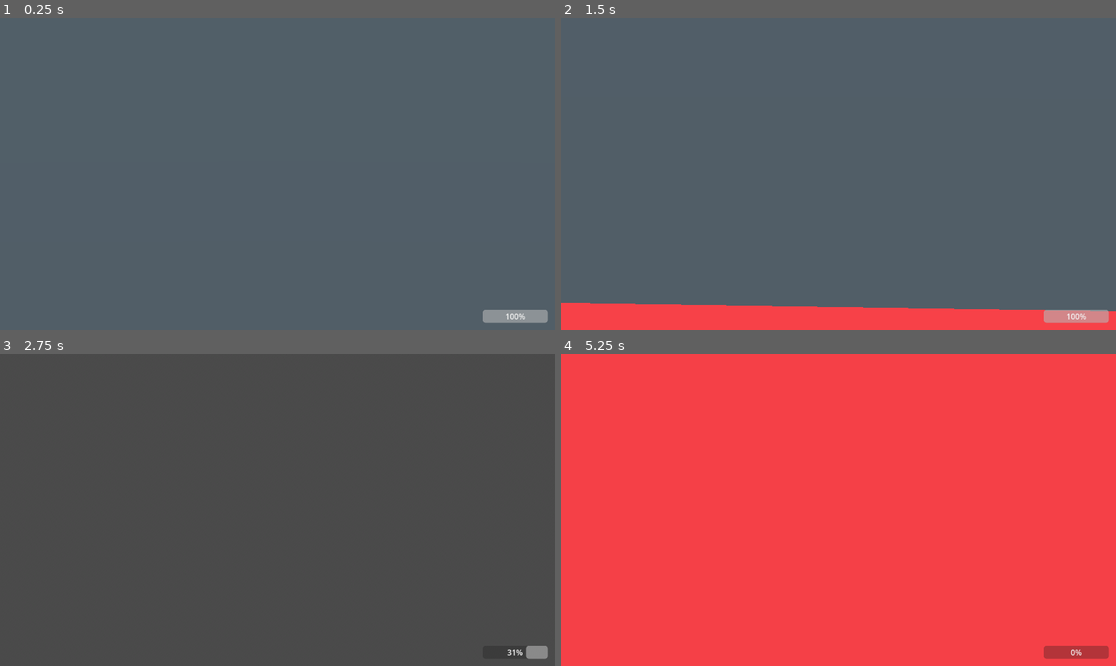
Above: before the commit, frames 1-4 (two rows, left to right).
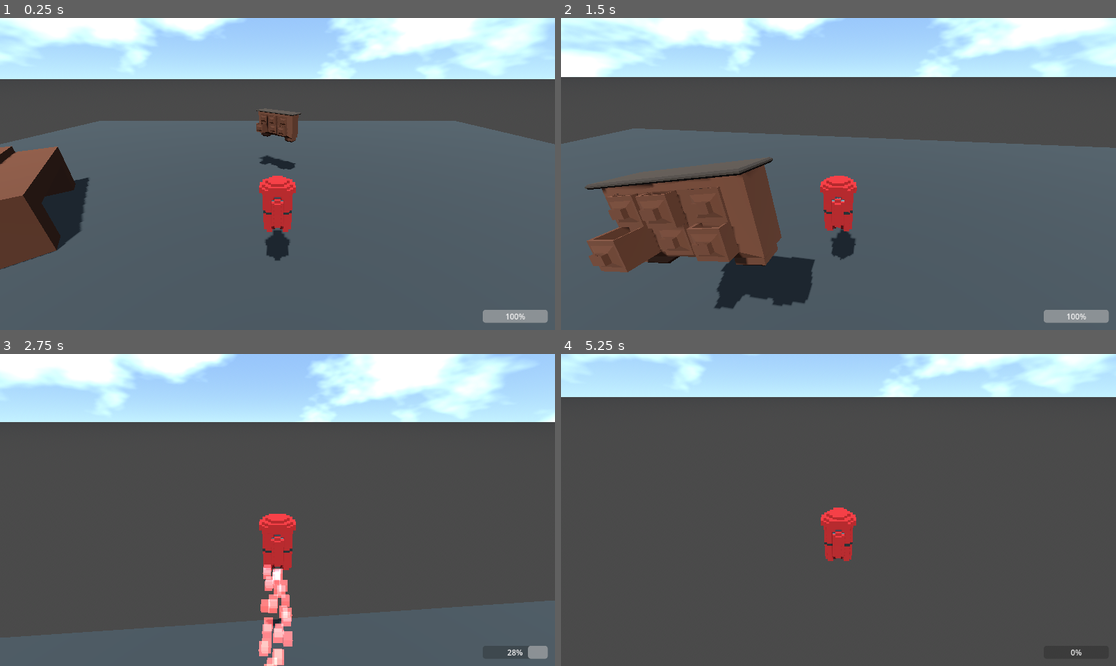
Above: after the commit, the same moments.

Repository: Notre-Github/damogus-the-great-return
Game: Godot game, scene res://Scenes/main.tscn
Two runs of this game, one before a commit and one after it. Both use one fixed random seed, a clock stepped at 60 frames per second and the inputs below.
Inputs (mouse positions are in pixels of both pictures, inside the frame that each line leads up to):
- Up to frame 1 (0.25 s): no input
- Up to frame 2 (1.5 s): move the mouse to (866, 174) at 0.52 s; hold Space (jump) 0.53-1.28 s; hold W (move_forward) from 0.53 s (still down); move the mouse to (810, 174) at 1.27 s; tap Space (jump) at 1.35 s
- Up to frame 3 (2.75 s): keep holding W (move_forward); tap Space (jump) at 1.52, 1.82 s; move the mouse to (288, 503) at 2.02 s; hold Space (jump) from 2.03 s (still down)
- Up to frame 4 (5.25 s): move the mouse to (832, 516) at 2.77 s; release Space (jump) at 2.78 s; tap Space (jump) at 2.85, 3.02, 3.32, 5.1 s; move the mouse to (877, 513) at 3.52 s; hold Space (jump) 3.53-4.25 s; tap Escape (ui_cancel) at 4.15 s; release W (move_forward) at 4.25 s; click "Resume" at 4.25 s; tap Enter at 5 s; move the mouse to (794, 506) at 5.02 s; hold W (move_forward) from 5.03 s (still down)

The runs differ from the first frame. In frame 1, 41% of the frame differs, in the area x 0-100%, y 0-81%; in frame 2, 58%; in frame 3, 36%; in frame 4, 100%, in the area x 0-100%, y 0-100%.

Commit message:
les commentaires pour le koh :D

Diff:
--- a/Scenes/Player.tscn
+++ b/Scenes/Player.tscn
@@ -84,7 +84,6 @@
 
 [node name="Camera3D" type="Camera3D" parent="Node3D/SpringArm"]
 transform = Transform3D(1, 0, 0, 0, 0.906308, 0.422618, 0, -0.422618, 0.906308, 0, 0, 0)
-fov = 1.0
 
 [node name="PauseMenu" parent="." instance=ExtResource("4_edruu")]
 
@@ -107,9 +106,9 @@
 
 [node name="ProgressBar" type="ProgressBar" parent="UI/MarginContainer"]
 layout_mode = 2
-max_value = 7.27
+max_value = 7.0
 step = 0.1
-value = 7.27
+value = 7.0
 fill_mode = 1
 
 [connection signal="fov" from="PauseMenu" to="Node3D/SpringArm" method="_on_pause_menu_fov"]
--- a/Scenes/pause_menu.tscn
+++ b/Scenes/pause_menu.tscn
@@ -413,8 +413,8 @@
 [node name="HSlider" type="HSlider" parent="OptionCenterContainer/OptionMenu/MarginContainer/VBoxContainer/HBoxContainer2/VBoxContainer"]
 layout_mode = 2
 size_flags_vertical = 2
-min_value = 1.0
-max_value = 179.0
+min_value = 30.0
+max_value = 125.0
 value = 75.0
 
 [node name="BackButton" type="Button" parent="OptionCenterContainer/OptionMenu/MarginContainer/VBoxContainer"]
--- a/Scripts/Player.gd
+++ b/Scripts/Player.gd
@@ -4,7 +4,7 @@
 const JUMP_VELOCITY = 20
 const JETPACK_VELOCITY = 1.1
 
-var jetpack_fuel = 7.27
+var jetpack_fuel = 7
 var jetpack_enable = false
 
 @onready var _spring_arm: SpringArm3D = $Node3D/SpringArm
@@ -15,37 +15,35 @@
 
 var gravity = ProjectSettings.get_setting("physics/3d/default_gravity")
 
-func _unhandled_input(event: InputEvent):
+func _unhandled_input(event: InputEvent): # lancer le menu de pause
 	if event.is_action_pressed('ui_cancel'):
 		$PauseMenu.pause()
 
 func _physics_process(delta):
 	_fireParticles.emitting = false
 	if not is_on_floor():
-		velocity.y -= gravity * delta
+		velocity.y -= gravity * delta # gravité appliquée
 
-	if is_on_floor():
-		jetpack_fuel = 7.27
+	if is_on_floor(): # reset du jetpack
+		jetpack_fuel = 7
 		jetpack_enable = false
 
-	if Input.is_action_just_pressed("jump") and is_on_floor():
+	if Input.is_action_just_pressed("jump") and is_on_floor(): # gestion du saut
 		velocity.y = JUMP_VELOCITY
-	elif Input.is_action_just_pressed("jump") and !is_on_floor():
-		jetpack_enable = true
+	elif Input.is_action_just_pressed("jump") and !is_on_floor(): # si on appuie une deuxième fois sur espace
+		jetpack_enable = true										# déclencher le jetpack
 
-	if Input.is_action_pressed("jump") and jetpack_enable and jetpack_fuel > 0:
-		velocity.y += JETPACK_VELOCITY
+	if Input.is_action_pressed("jump") and jetpack_enable and jetpack_fuel > 0: # jetpack activé
+		velocity.y += JETPACK_VELOCITY # ajout de la force du jetpack vers le haut
 		jetpack_fuel -= 0.1
-		_fireParticles.emitting = true
+		_fireParticles.emitting = true # particules activés
 
-	_uiFuelBar.value = jetpack_fuel
+	_uiFuelBar.value = jetpack_fuel # pour l'UI
 
-	var input_dir = Input.get_vector("move_left", "move_right", "move_forward", "move_back")
+	var input_dir = Input.get_vector("move_left", "move_right", "move_forward", "move_back") #vecteur à partir des controles
 	var direction = (transform.basis * Vector3(input_dir.x, 0, input_dir.y))
 
-	direction = direction.rotated(Vector3.UP, _spring_arm.rotation.y)
-
-		#print(direction.length())
+	direction = direction.rotated(Vector3.UP, _spring_arm.rotation.y) # on rotate suivant l'angle de la camera
 
 	if direction:
 		velocity.x = direction.x * SPEED
@@ -56,7 +54,7 @@
 
 
 func _process(delta):
-	move_and_slide()
-	_spring_arm.position = Vector3(position.x, position.y + 4, position.z)
-	if velocity.x != 0 or velocity.z != 0 :
+	move_and_slide() # deprecated : pour le jitter (non kakoh on est pas en pvp pot)
+	_spring_arm.position = Vector3(position.x, position.y + 4, position.z) #pour que la cam se déplace avec le joueur (je sais pas pourquoi faut faire ça)
+	if velocity.x != 0 or velocity.z != 0 : # si mouvement horizontale, tourner le personnage
 		_mesh.rotation.y = lerp_angle(_mesh.rotation.y, atan2(-velocity.x, -velocity.z), 13 * delta)
--- a/Scripts/RotationCam.gd
+++ b/Scripts/RotationCam.gd
@@ -8,20 +8,18 @@
 
 func _ready():
 	set_as_top_level(true)
-	Input.set_mouse_mode(Input.MOUSE_MODE_CAPTURED)
+	Input.set_mouse_mode(Input.MOUSE_MODE_CAPTURED) # on prends la souris
 
 func _unhandled_input(event):
-	if event is InputEventMouseMotion:
-		rotation_degrees.x -= event.relative.y * mouse_sensitivity
-		rotation_degrees.x = clamp(rotation_degrees.x, -75, 50)
+	if event is InputEventMouseMotion: # si un input se produit, et que c'est un mouvement de souris
+		rotation_degrees.x -= event.relative.y * mouse_sensitivity # on bouge la cam suivant la sensi
+		rotation_degrees.x = clamp(rotation_degrees.x, -75, 50) # on limite le mouvement
 
-		rotation_degrees.y -= event.relative.x * mouse_sensitivity
-		rotation_degrees.y = wrapf(rotation_degrees.y, 0.0, 360.0)
-
-		#_mesh.rotation_degrees.y = rotation_degrees.y
+		rotation_degrees.y -= event.relative.x * mouse_sensitivity # on bouge la cam suivant la sensi
+		rotation_degrees.y = wrapf(rotation_degrees.y, 0.0, 360.0) # on limite le mouvement
 
 func _process(_delta):
-	var input_dir = Input.get_vector("look_left", "look_right", "look_up", "look_down")
+	var input_dir = Input.get_vector("look_left", "look_right", "look_up", "look_down") # pareil, mais avec la manette
 	rotation_degrees.x -= input_dir.y * controller_sensitivity
 	rotation_degrees.x = clamp(rotation_degrees.x, -75, 50)
 
--- a/Scripts/pause_menu.gd
+++ b/Scripts/pause_menu.gd
@@ -16,7 +16,7 @@
 signal fov(value)
 
 func _ready():
-	playButton.pressed.connect(unpause)
+	playButton.pressed.connect(unpause) # on assigne aux boutons une fonction qui se lancera quand on clique dessus
 	optionButton.pressed.connect(optionOpen)
 	backButton.pressed.connect(optionClose)
 	quitButton.pressed.connect(get_tree().quit)
@@ -25,7 +25,7 @@
 func unpause():
 	animator.play("Unpause")
 	get_tree().paused = false
-	Input.set_mouse_mode(Input.MOUSE_MODE_CAPTURED)
+	Input.set_mouse_mode(Input.MOUSE_MODE_CAPTURED) # pour récupérer la souris
 
 func optionClose():
 	animator.play("closeOptions")
@@ -36,7 +36,7 @@
 func pause():
 	animator.play("Pause")
 	get_tree().paused = true
-	Input.set_mouse_mode(Input.MOUSE_MODE_VISIBLE)
+	Input.set_mouse_mode(Input.MOUSE_MODE_VISIBLE) # pour rendre la souris
 
 func _on_resolution_item_selected(index):
 	if index == 0:
@@ -46,9 +46,9 @@
 	elif index == 2:
 		DisplayServer.window_set_mode(DisplayServer.WINDOW_MODE_WINDOWED)
 
-func _on_h_slider_value_changed(value):
+func _on_h_slider_value_changed(value): # pour changer la sensi
 	textSens.text = str(value)
 	mouse_sens.emit(value)
 
-func _on_fov_slider_value_changed(value):
+func _on_fov_slider_value_changed(value): # pour changer le fov
 	fov.emit(value)
Not shown, changed: export_presets.cfg
